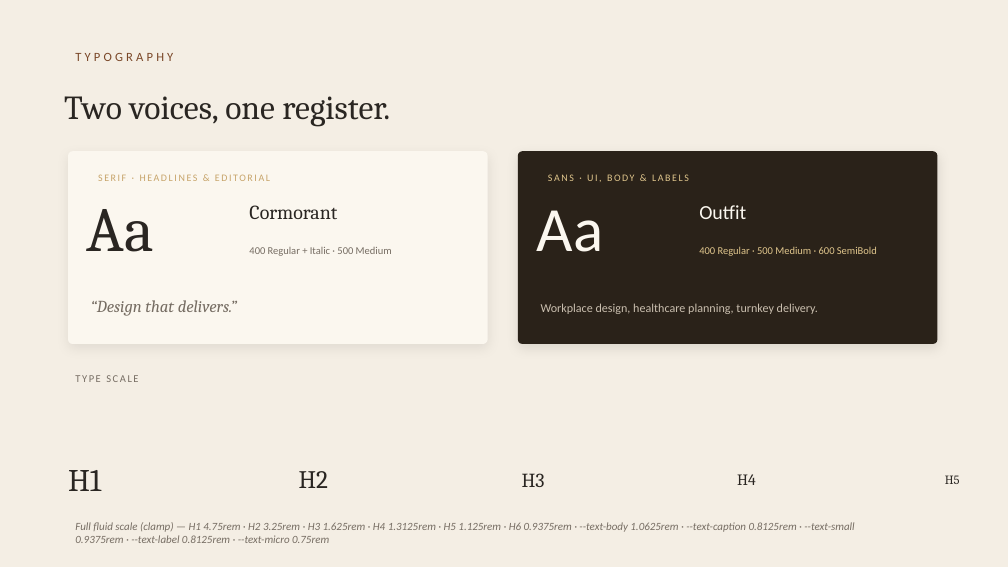
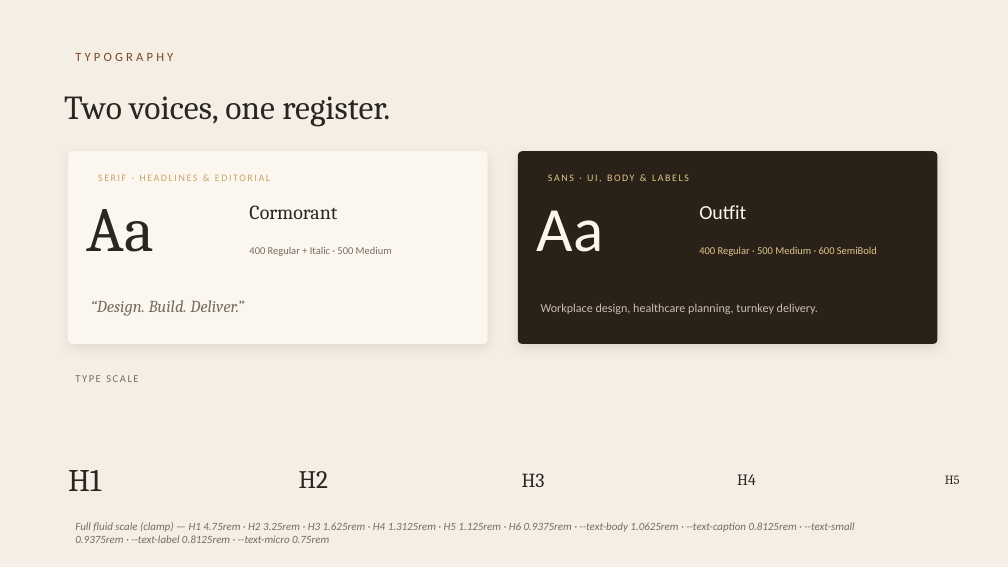
Before and after one commit to priyapyadala/vencore-site, a slide deck: slide 4 of public/Vencore-Brand-Reference.pptx. Drawn at 1008x567 pixels with LibreOffice and Linux fonts; fonts in the diff are those of the drawing. Boxes give left, top, right and bottom in pixels: in the first picture for what was removed or moved away, otherwise in the second. Text is boxed around its words. In the diff, an @@ line names an element or a change of style, - is before the commit and + after.

```diff
--- a/public/Vencore-Brand-Reference.pptx
+++ b/public/Vencore-Brand-Reference.pptx
@@ text at (91,300,244,316): text changed @@
-“Design that delivers.”
+“Design. Build. Deliver.”
```
Also in this commit, not shown: 3 other slides changed, 5 other files.
